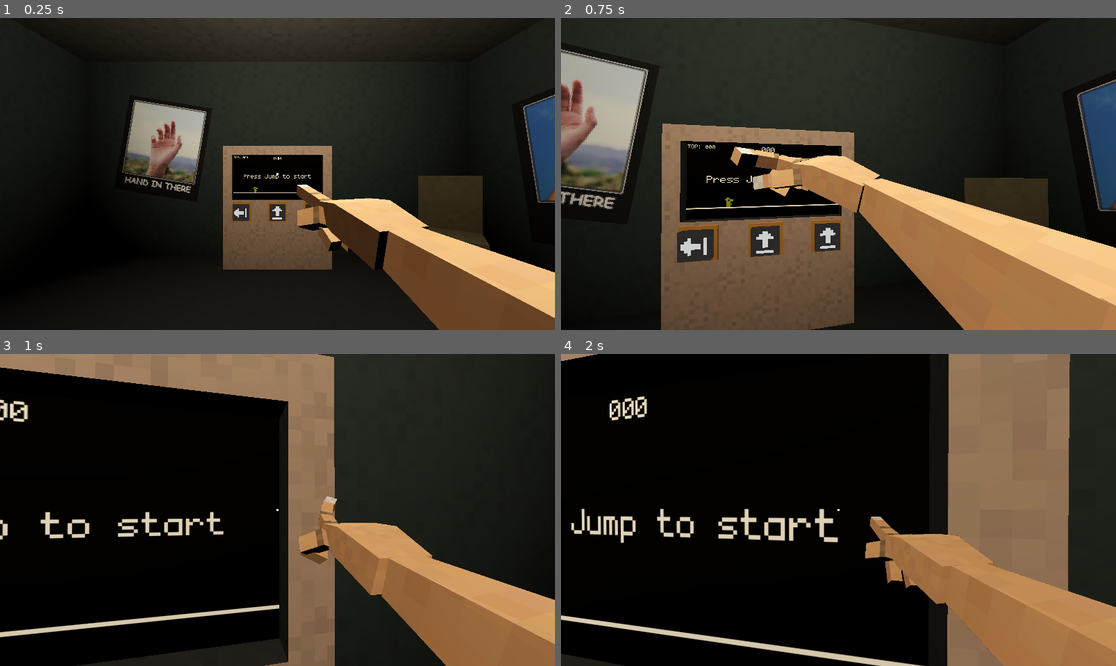
Above: before the commit, frames 1-4 (two rows, left to right).
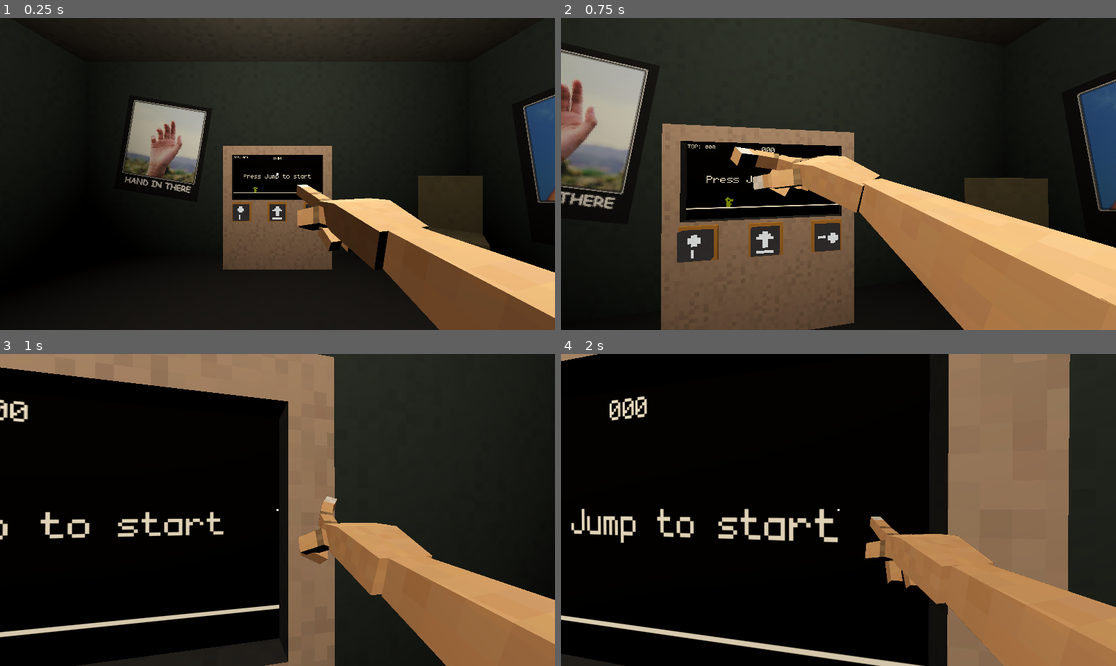
Above: after the commit, the same moments.

Repository: GildedBirch/evading-homework
Game: Godot game, scene res://scenes/management/main.tscn
Two runs of this game, one before a commit and one after it. Both use one fixed random seed, a clock stepped at 60 frames per second and the inputs below.
Inputs (mouse positions are in pixels of both pictures, inside the frame that each line leads up to):
- Up to frame 1 (0.25 s): no input
- Up to frame 2 (0.75 s): tap Enter at 0.5 s; move the mouse to (866, 174) at 0.52 s; press the mouse at (866, 174) at 0.53 s; hold W (move_forward) from 0.53 s (still down)
- Up to frame 3 (1 s): keep holding W (move_forward)
- Up to frame 4 (2 s): keep holding W (move_forward); move the mouse to (810, 510) at 1.27 s; release the mouse at (810, 510) at 1.28 s; click (810, 510) at 1.35 s

The runs differ from the first frame. In frame 1, less than 0.1% of the frame differs, in the area x 42-45%, y 60-65%; in frame 2, 0.3%, in the area x 21-50%, y 67-78%; in frame 3, nothing differs; in frame 4, nothing differs.

Commit message:
fixed button icons

Diff:
--- a/scenes/level/level.tscn
+++ b/scenes/level/level.tscn
@@ -117,6 +117,10 @@
 [sub_resource type="AtlasTexture" id="AtlasTexture_wcngd"]
 atlas = ExtResource("3_qkmgm")
 region = Rect2(0, 0, 8, 8)
+
+[sub_resource type="AtlasTexture" id="AtlasTexture_b7m21"]
+atlas = ExtResource("3_qkmgm")
+region = Rect2(80, 0, 8, 8)
 
 [sub_resource type="StandardMaterial3D" id="StandardMaterial3D_qkmgm"]
 metallic_specular = 0.0
@@ -472,7 +476,6 @@
 shape = SubResource("BoxShape3D_b7m21")
 
 [node name="HandMesh" type="CSGBox3D" parent="Scenery/Hand"]
-transform = Transform3D(1, 0, 0, 0, 1, 0, 0, 0, 1, 0, 0, 0)
 size = Vector3(0.34541, 0.1, 0.1)
 material = SubResource("StandardMaterial3D_vrc4q")
 
@@ -569,7 +572,7 @@
 pixel_size = 0.02
 axis = 1
 texture_filter = 2
-texture = SubResource("AtlasTexture_qkmgm")
+texture = SubResource("AtlasTexture_b7m21")
 
 [node name="ButtonBase" type="MeshInstance3D" parent="GameSetup/ShootButton"]
 transform = Transform3D(1, 0, 0, 0, 1, 0, 0, 0, 1, 0, 0.03551, 0)
@@ -592,7 +595,7 @@
 pixel_size = 0.02
 axis = 1
 texture_filter = 2
-texture = SubResource("AtlasTexture_qkmgm")
+texture = SubResource("AtlasTexture_b7m21")
 
 [node name="ButtonBase" type="MeshInstance3D" parent="GameSetup/ShootUpButton"]
 transform = Transform3D(1, 0, 0, 0, 1, 0, 0, 0, 1, 0, 0.03551, 0)
Not shown: 1 places in scenes/level/level.tscn that only renumber resources
Not shown, added: export/hand_runner.exe
Not shown, added: export/hand_runner.pck
Not shown, added: export/hand_runner.zip
